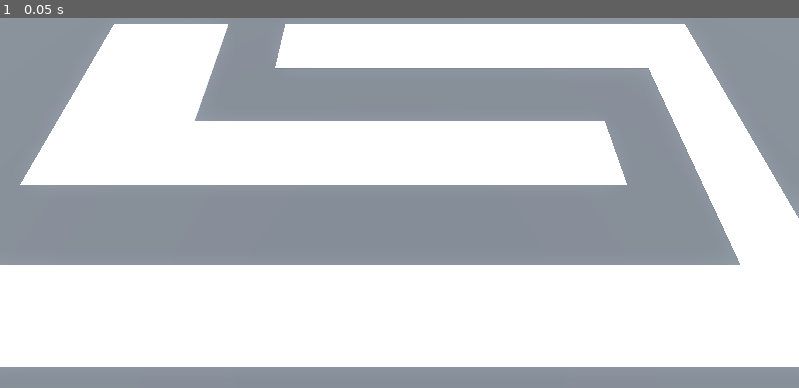
Above: before the commit, frame 1.
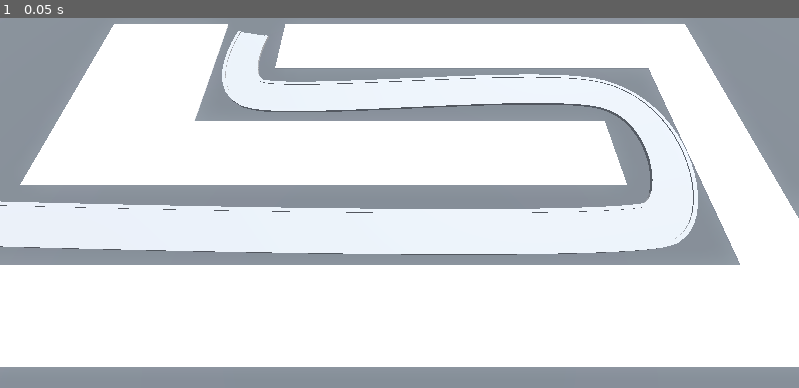
Above: after the commit, the same moment.

Repository: DapperMongoose/BarbarianBlaster
Game: Godot game, scene res://BaseLevel.tscn
Same seed, same stepped clock (60 frames per second), same inputs: the game is played once before the commit and once after it. The project has no main scene, so this scene is started directly.
Inputs:
- Up to frame 1 (0.05 s): no input

The runs differ from the first frame. In frame 1, 17% of the frame differs, in the area x 0-88%, y 3-65%.

Commit message:
completed building curves with path3d lesson

Diff:
--- a/BaseLevel.tscn
+++ b/BaseLevel.tscn
@@ -17,6 +17,13 @@
 
 [sub_resource type="StandardMaterial3D" id="StandardMaterial3D_i3lfn"]
 albedo_color = Color(0.266667, 0.266667, 0.266667, 1)
+
+[sub_resource type="Curve3D" id="Curve3D_awwqm"]
+_data = {
+"points": PackedVector3Array(0, 0, 0, 0, 0, 0, -22, 0, 6, -2, 0, 1, 2, 0, -1, 13, 0, 6, 4, 0, 1, -4, 0, -1, 12, 0, -2, 2, 0, 1, -2, 0, -1, -9, 0, -2, 0, 0, 0, 0, 0, 0, -10, 0, -7),
+"tilts": PackedFloat32Array(0, 0, 0, 0, 0)
+}
+point_count = 5
 
 [node name="BaseLevel" type="Node3D"]
 
@@ -42,3 +49,45 @@
 data = {
 "cells": PackedInt32Array(65535, 65534, 0, 65535, 2, 0, 65531, 65535, 0, 4, 65535, 0, 65532, 65534, 0, 65531, 65534, 0, …(306 unchanged characters)…
 }
+
+[node name="Path3D" type="Path3D" parent="."]
+curve = SubResource("Curve3D_awwqm")
+
+[node name="Road" type="CSGPolygon3D" parent="Path3D"]
+polygon = PackedVector2Array(-1, 0, -1, 0.1, 1, 0.1, 1, 0)
+mode = 2
+path_node = NodePath("..")
+path_interval_type = 0
+path_interval = 0.5
+path_simplify_angle = 0.0
+path_rotation = 2
+path_local = false
+path_continuous_u = true
+path_u_distance = 1.0
+path_joined = false
+
+[node name="LeftEdge" type="CSGPolygon3D" parent="Path3D"]
+polygon = PackedVector2Array(-1.1, 0, -1.1, 0.15, -0.9, 0.15, -0.9, -0.9)
+mode = 2
+path_node = NodePath("..")
+path_interval_type = 0
+path_interval = 0.5
+path_simplify_angle = 0.0
+path_rotation = 2
+path_local = false
+path_continuous_u = true
+path_u_distance = 1.0
+path_joined = false
+
+[node name="RightEdge" type="CSGPolygon3D" parent="Path3D"]
+polygon = PackedVector2Array(0.9, 0, 0.9, 0.15, 1.1, 0.15, 1.1, 0)
+mode = 2
+path_node = NodePath("..")
+path_interval_type = 0
+path_interval = 0.5
+path_simplify_angle = 0.0
+path_rotation = 2
+path_local = false
+path_continuous_u = true
+path_u_distance = 1.0
+path_joined = false
Not shown: 1 places in BaseLevel.tscn that only renumber resources
